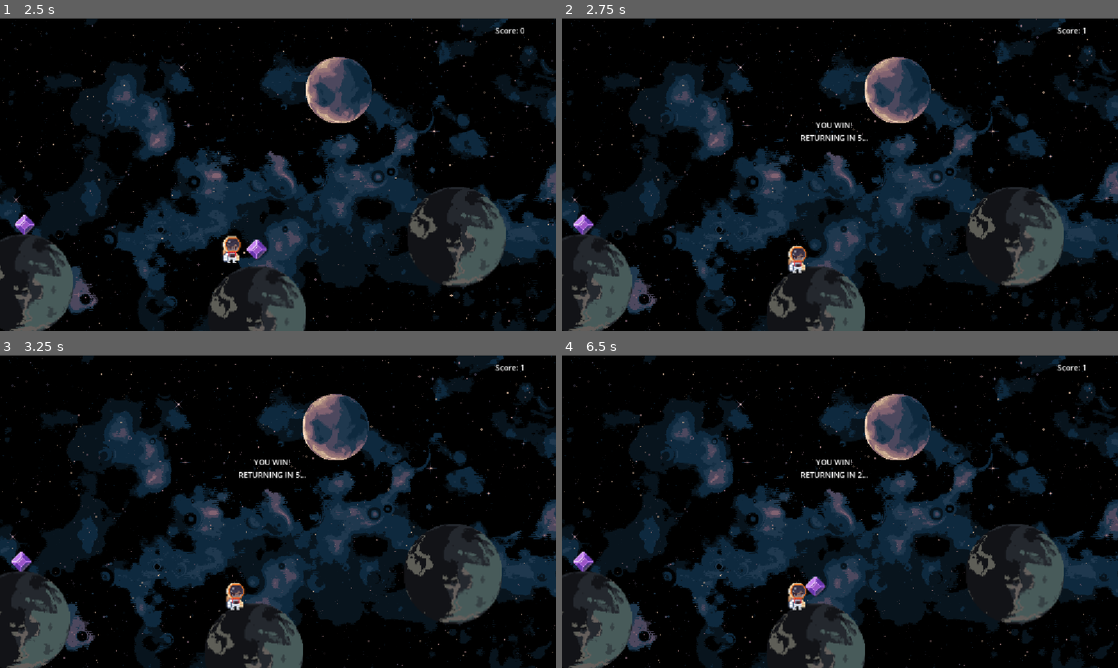
Above: before the commit, frames 1-4 (two rows, left to right).
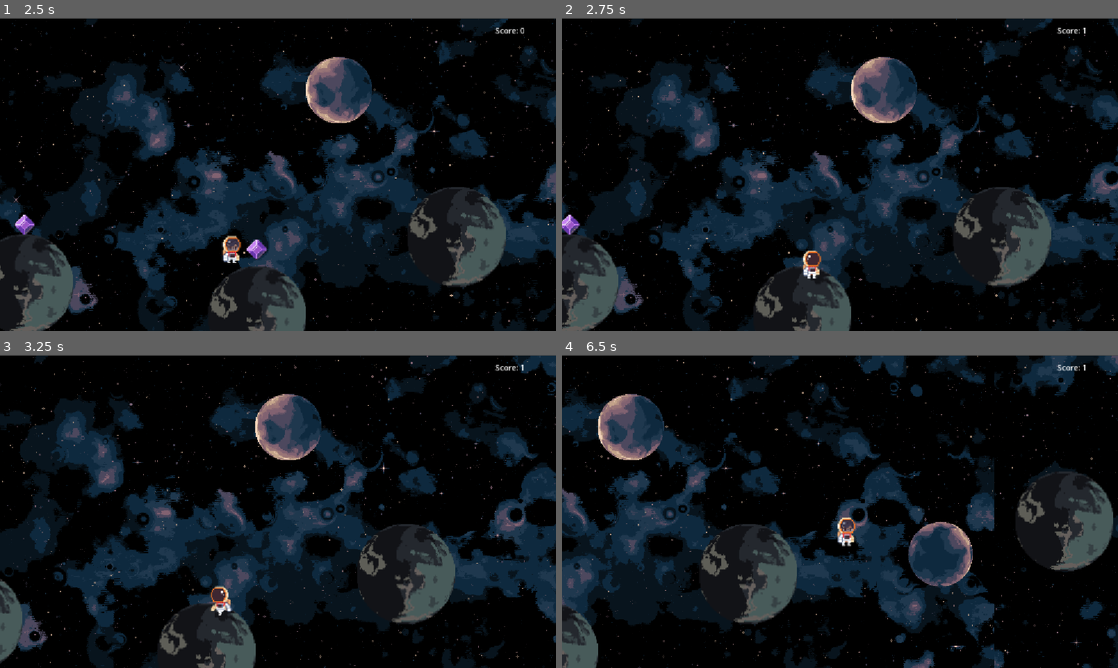
Above: after the commit, the same moments.

Repository: Zain-Abusal/Haven-Dubai
Game: Godot game, scene res://main_menu.tscn
The game is run twice, just before and just after one commit, with the same random seed, the same clock (stepped at 60 frames per second) and the same inputs.
Inputs (mouse positions are in pixels of both pictures, inside the frame that each line leads up to):
- Up to frame 1 (2.5 s): click (278, 174) at 0.5 s; tap Enter (ui_accept) at 1.25, 1.52, 2.27 s; hold Right (ui_right) from 1.28 s (still down)
- Up to frame 2 (2.75 s): keep holding Right (ui_right)
- Up to frame 3 (3.25 s): release Right (ui_right) at 2.78 s; hold Left (ui_left) from 2.78 s (still down)
- Up to frame 4 (6.5 s): release Left (ui_left) at 3.53 s; hold Right (ui_right) 3.53-5.03 s; tap Enter (ui_accept) at 3.77, 4.52, 5.27 s; hold Left (ui_left) 5.03-5.78 s; hold Right (ui_right) from 5.78 s (still down)

Frame 1 is identical in both runs. In frame 2, 30% of the frame differs, in the area x 0-100%, y 0-100%; in frame 3, 48%; in frame 4, 52%.

Commit message:
done

Diff:
--- a/lost-in-orbit/Global.gd
+++ b/lost-in-orbit/Global.gd
@@ -13,7 +13,7 @@
 	score += amount
 	score_changed.emit(score)
 
-	if score >= 1:
+	if score >= 20:
 		has_won = true
 		game_won.emit()
 
Not shown, changed: lost-in-orbit/export_presets.cfg
